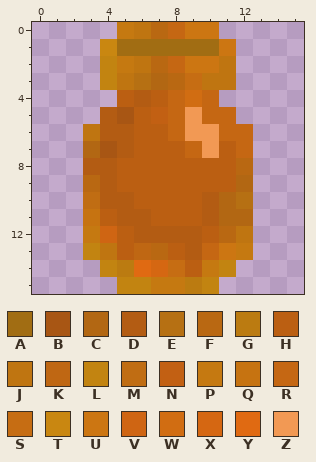
Edited in one commit: pixel-art sprite (items/generic/other/estusflask.png). The picture above is the old version.
The file is 16x16 pixels. Colours within 5 levels of each other are drawn and written as one.
Palette (. is transparent): A #a16d13  B #a85614  C #b26713  D #b35c13  E #b67013  F #b96812  G #bb7b11  H #bb5f12  J #bf7511  K #bf6713  L #c28411  M #c06d13  N #c26013  P #c57911  Q #c67311  R #c56713  S #c66d13  T #c98711  U #cc7612  V #cf6513  W #d16d12  X #d56712  Y #e06a12  Z #f29954
Now the later version:
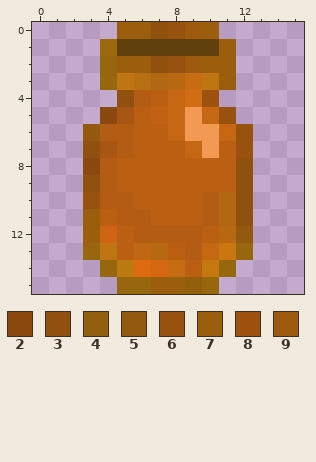
Colours new in this view: 2 #8c490f  3 #90510e  4 #92600d  5 #93590f  6 #97520f  7 #9a5e0d  8 #9e520f  9 #a05a0d
The exact change:
Colour A changes from #a16d13 to #60410b.
Colour L changes from #c28411 to #97670d.
Colour T changes from #c98711 to #9d690d.
The edit turns colour D into colour 2 in row 5 at x 4; in row 8 at x 3.
The edit turns colour C into colour 3 in row 7 at x 3; in row 9 at x 12; in row 11 at x 12.
The edit turns colour E into colour 3 in row 10 at x 12.
The edit turns colour F into colour 3 in row 0 at x 7; in row 2 at x 7; in row 8 at x 12; in row 9 at x 3.
The edit turns colour H into colour 3 in row 4 at x 5.
The edit turns colour G into colour 4 in row 15 at x 9.
The edit turns colour J into colour 5 in row 6 at x 3; in row 12 at x 12.
The edit turns colour M into colour 6 in row 10 at x 3.
The edit turns colour R into colour 6 in row 0 at x 8; in row 2 at x 8; in row 5 at x 11; in rows 6 to 7 at x 12.
The edit turns colour J into colour 7 in row 0 at x 6; in row 2 at x 6 and 11; in row 3 at x 11.
The edit turns colour P into colour 7 in row 0 at x 5; in row 2 at x 5; in row 12 at x 3; in row 15 at x 7 to 8.
The edit turns colour Q into colour 7 in row 11 at x 3.
The edit turns colour U into colour 7 in row 0 at x 10; in row 1 at x 11; in row 2 at x 10.
The edit turns colour R into colour 8 in row 4 at x 10.
The edit turns colour U into colour 9 in row 0 at x 9; in row 2 at x 9.
The edit turns colour P into colour L in row 13 at x 12.
